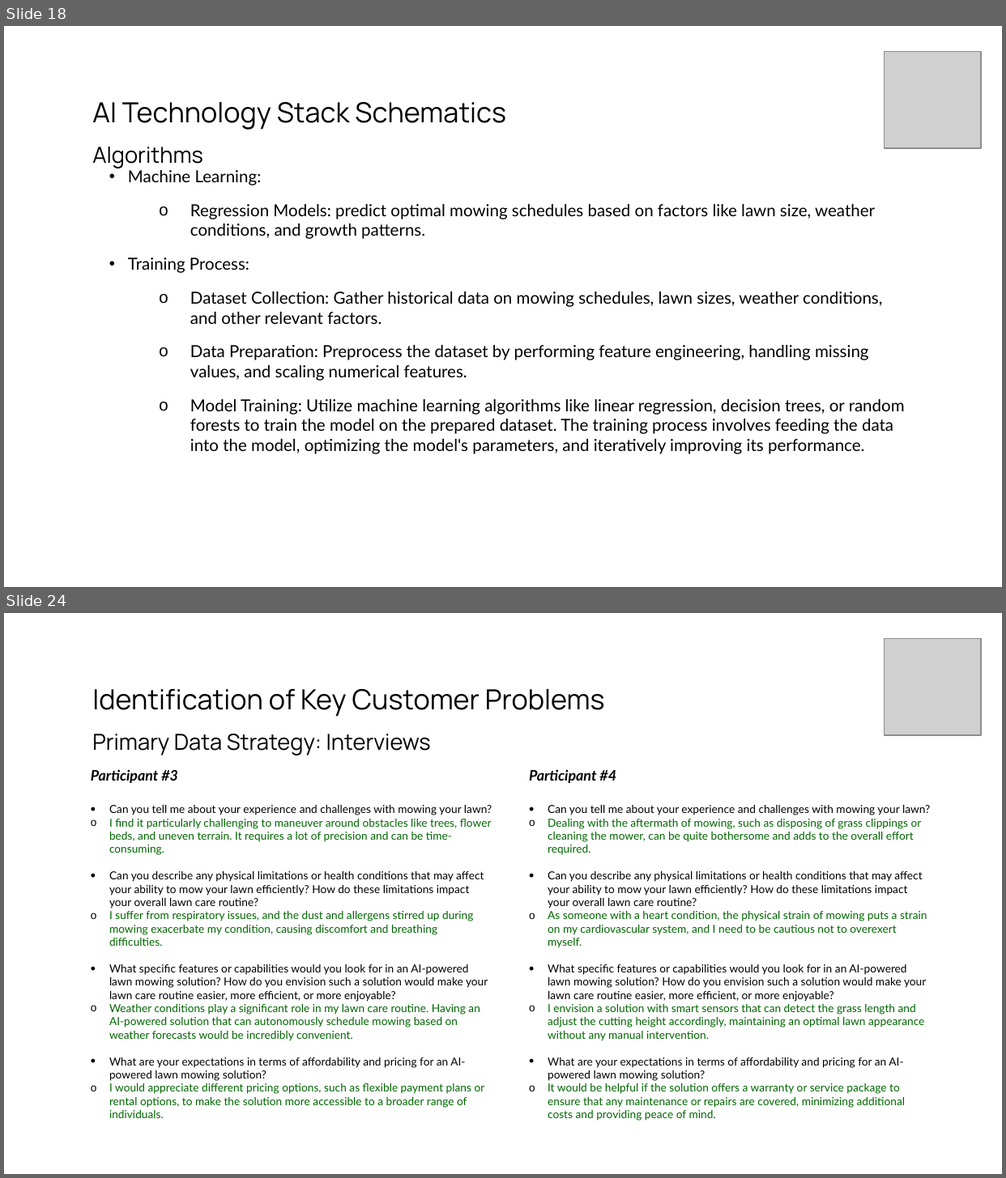
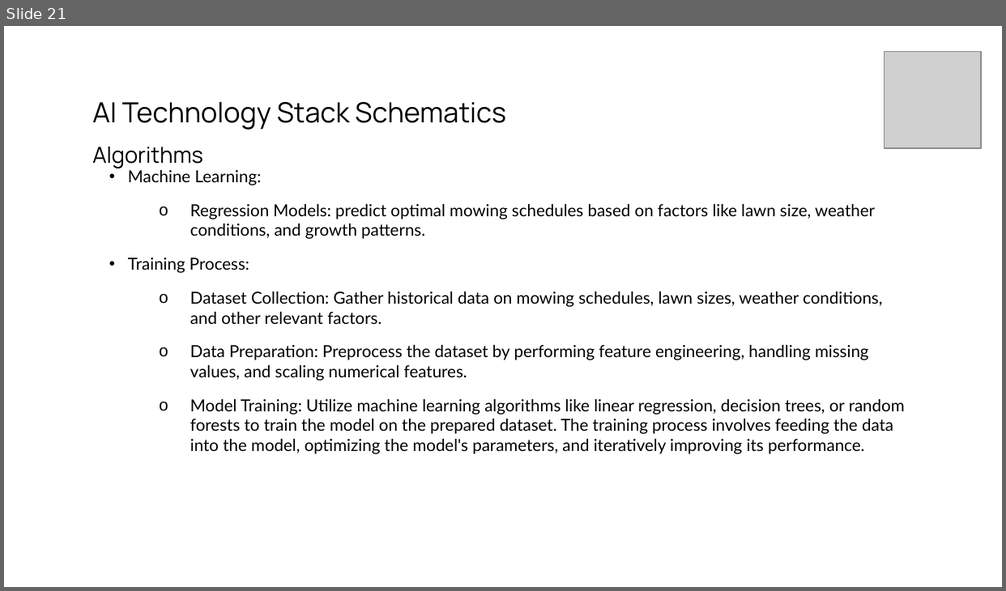
Before and after one commit to gasserahmed/VT-MIT, a slide deck: MGT5824-Tech-based Entrepreneurship/Assignments/Milestone #2 - Venture Solution Prototype & Social Affordances/gasser18-milestone2_prototype_and_social_affordances_slides.pptx. Shown one above the other, each under a label of ours: slides 18 and 24 before the commit, slide 21 after it; the slides between them are not shown. The pictures are 1006x1178 and 1006x591 pixels, drawn with LibreOffice and Linux fonts; fonts in the diff are those of the drawing; grey boxes stand for pictures. Boxes give left, top, right and bottom in pixels: in the first picture for what was removed or moved away, otherwise in the second. Text is boxed around its words. In the diff, an @@ line names an element or a change of style, - is before the commit and + after.

```diff
--- a/MGT5824-Tech-based Entrepreneurship/Assignments/Milestone #2 - Venture Solution Prototype & Social Affordances/gasser18-milestone2_prototype_and_social_affordances_slides.pptx
+++ b/MGT5824-Tech-based Entrepreneurship/Assignments/Milestone #2 - Venture Solution Prototype & Social Affordances/gasser18-milestone2_prototype_and_social_affordances_slides.pptx
@@ slide 24 removed at box(4, 613, 1002, 1174), background #FFFFFF @@
@@ picture removed at box(884, 639, 981, 736) @@
@@ title removed at box(92, 689, 605, 756) @@
-Identification of Key Customer Problems
-Primary Data Strategy: Interviews
@@ text removed at box(91, 769, 492, 1118) @@
-Participant #3
-• Can you tell me about your experience and challenges with mowing your lawn?
-o I find it particularly challenging to maneuver around obstacles like trees, flower beds, and uneven terrain. It requires a lot of precision and can be time-consuming.
-• Can you describe any physical limitations or health conditions that may affect your ability to mow your lawn efficiently? How do these limitations impact your overall lawn care routine?
-o I suffer from respiratory issues, and the dust and allergens stirred up during mowing exacerbate my condition, causing discomfort and breathing difficulties.
-• What specific features or capabilities would you look for in an AI-powered lawn mowing solution? How do you envision such a solution would make your lawn care routine easier, more efficient, or more enjoyable?
-o Weather conditions play a significant role in my lawn care routine. Having an AI-powered solution that can autonomously schedule mowing based on weather forecasts would be incredibly convenient.
-• What are your expectations in terms of affordability and pricing for an AI-powered lawn mowing solution?
-o I would appreciate different pricing options, such as flexible payment plans or rental options, to make the solution more accessible to a broader range of individuals.
@@ text removed at box(529, 769, 930, 1121) @@
-Participant #4
-• Can you tell me about your experience and challenges with mowing your lawn?
-o Dealing with the aftermath of mowing, such as disposing of grass clippings or cleaning the mower, can be quite bothersome and adds to the overall effort required.
-• Can you describe any physical limitations or health conditions that may affect your ability to mow your lawn efficiently? How do these limitations impact your overall lawn care routine?
-o As someone with a heart condition, the physical strain of mowing puts a strain on my cardiovascular system, and I need to be cautious not to overexert myself.
-• What specific features or capabilities would you look for in an AI-powered lawn mowing solution? How do you envision such a solution would make your lawn care routine easier, more efficient, or more enjoyable?
-o I envision a solution with smart sensors that can detect the grass length and adjust the cutting height accordingly, maintaining an optimal lawn appearance without any manual intervention.
-• What are your expectations in terms of affordability and pricing for an AI-powered lawn mowing solution?
-o It would be helpful if the solution offers a warranty or service package to ensure that any maintenance or repairs are covered, minimizing additional costs and providing peace of mind.
@@ what was slide 18 is now slide 21 @@
```
Also in this commit, not shown: 3 slides changed, 4 slides added, 10 other slides removed, 4 other files.
